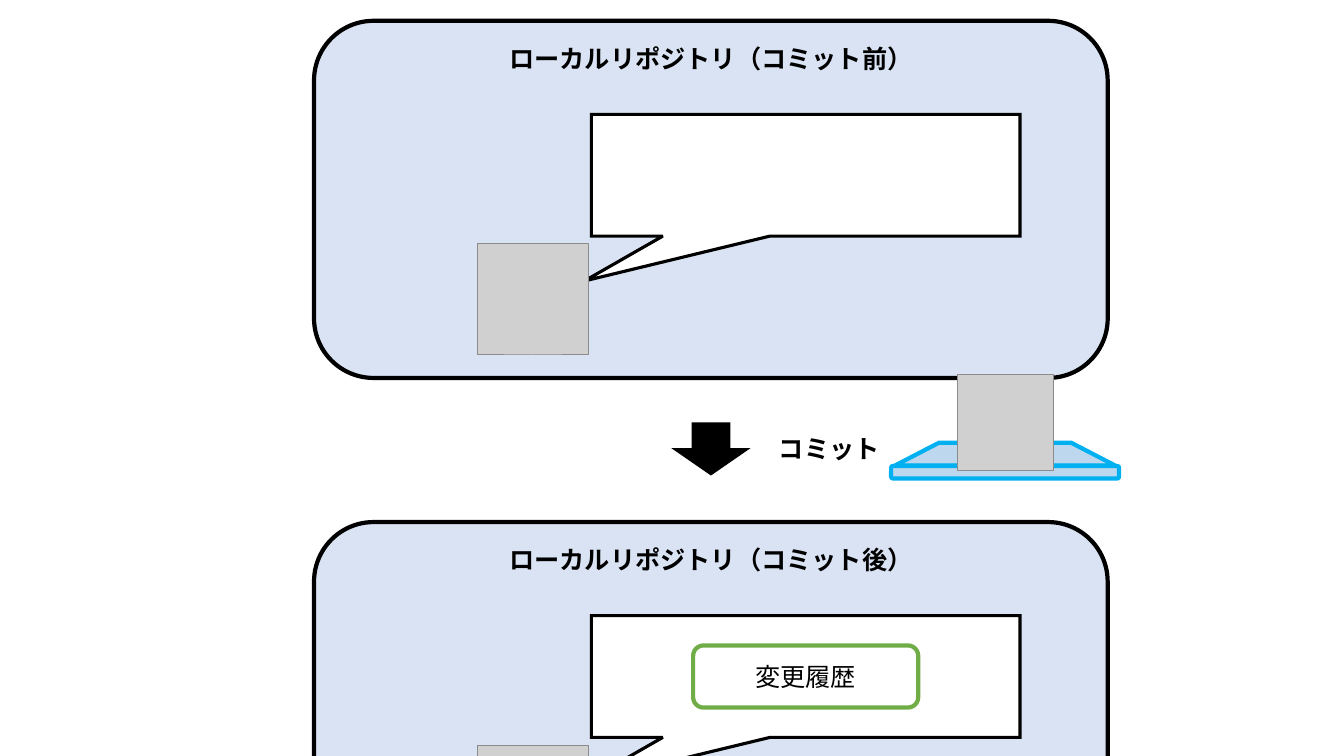
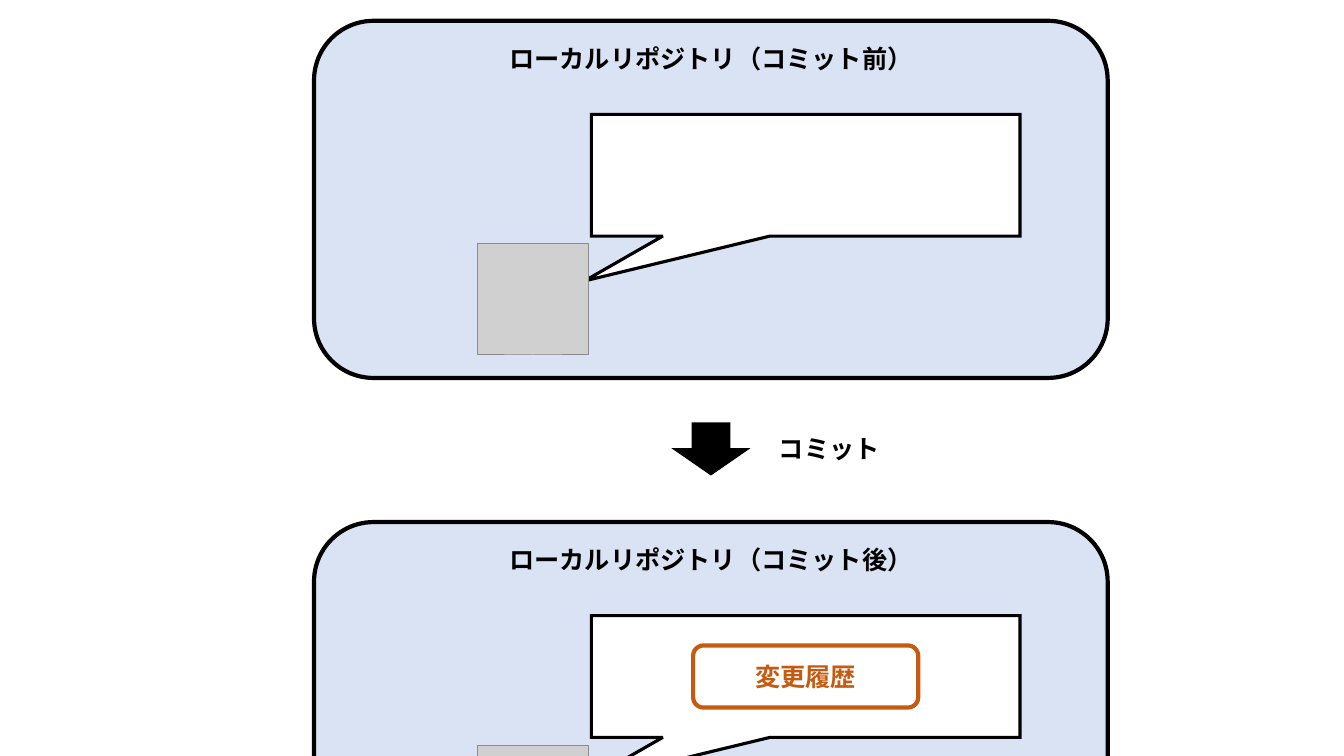
Before and after one commit to nishida2073/ai_navive, a slide deck: slide 20 of 01_テキスト/Git入門_図.pptx (slide 18 before the commit). Drawn at 1344x756 pixels with LibreOffice and Linux fonts; fonts in the diff are those of the drawing; grey boxes stand for pictures. Boxes give left, top, right and bottom in pixels: in the first picture for what was removed or moved away, otherwise in the second. Text is boxed around its words. In the diff, an @@ line names an element or a change of style, - is before the commit and + after.

```diff
--- a/01_テキスト/Git入門_図.pptx
+++ b/01_テキスト/Git入門_図.pptx
@@ picture removed at (x1=958, y1=374, x2=1054, y2=470) @@
@@ flow chart manual operation removed at (x1=895, y1=443, x2=1116, y2=466) @@
@@ rounded rectangle removed at (x1=891, y1=466, x2=1119, y2=478) @@
@@ rounded rectangle "変更履歴" at (x1=694, y1=645, x2=919, y2=708): text colour #000000 to #C55A11, bold on; outline #70AD47 3 pt to #C55A11 3 pt @@
```
Also in this commit, not shown: 10 other slides changed, 18 slides added, 1 other file.
